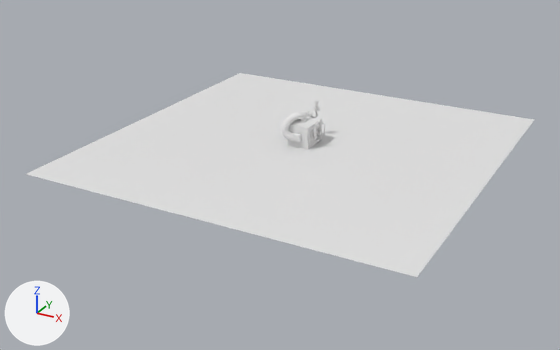
An edit to the Blender file gfx/entity/hand-crank.blend, drawn before and after from the same camera.
Before and after are seen from a camera (50 mm lens) standing at (29.7, -58.2, 25.6) and looking at (-0.9, -2.5, -2.3). Lighting does not change. The marker at lower left points along +X, +Y and +Z.

Objects in the first picture: 'BezierCurve', 'Chassis', 'Plane'.
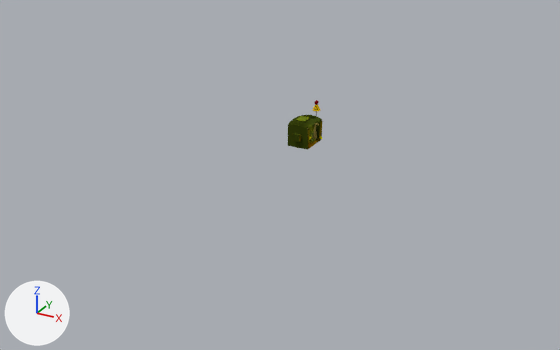
Changed parts and their boxes (x1, y1, x2, y2) in the pictures (560 x 350 px):
'Plane', hidden
    before: (27, 73, 534, 277)
'Chassis', surface changed (white to green)
    both: (288, 100, 322, 150)
'BezierCurve', hidden
    before: (281, 111, 306, 142)
'TopGear', hidden
    before: (305, 111, 315, 119)

What changed in the scene script:
```text
Add img_hand_crank_chassis:
    img_hand_crank_chassis = load_image('hand-crank_chassis', 'hand-crank_chassis.png', 512, 512, 'sRGB')
Change mat_material:
    remove mat_material.base_color = (0.8, 0.8, 0.8)  # white #e7e7e7
    add mat_material.texture = img_hand_crank_chassis
Add mat_material_002:
    mat_material_002 = diffuse_material('Material.002')
    mat_material_002.base_color = (0.0331, 0.0331, 0.0331)  # black #333333
    mat_material_002.roughness = 0.337
Change cu_beziercurve:
    add cu_beziercurve.materials.append(mat_material_002)  # black #333333
Change ob_beziercurve:
    add ob_beziercurve.hide_viewport = True
Change ob_topgear:
    ob_topgear.rotation_euler: (1.571, 0.0, 0.0) -> (1.571, -0.524, 0.0)  # degrees (90, 0, 0) -> degrees (90, -30, 0)
    add ob_topgear.hide_viewport = True
Change ob_bottomgear:
    ob_bottomgear.rotation_euler: (1.571, 0.0, 0.0) -> (1.571, 0.524, 0.0)  # degrees (90, 0, 0) -> degrees (90, 30, 0)
    add ob_bottomgear.hide_viewport = True
Change ob_plane:
    add ob_plane.hide_viewport = True
```
